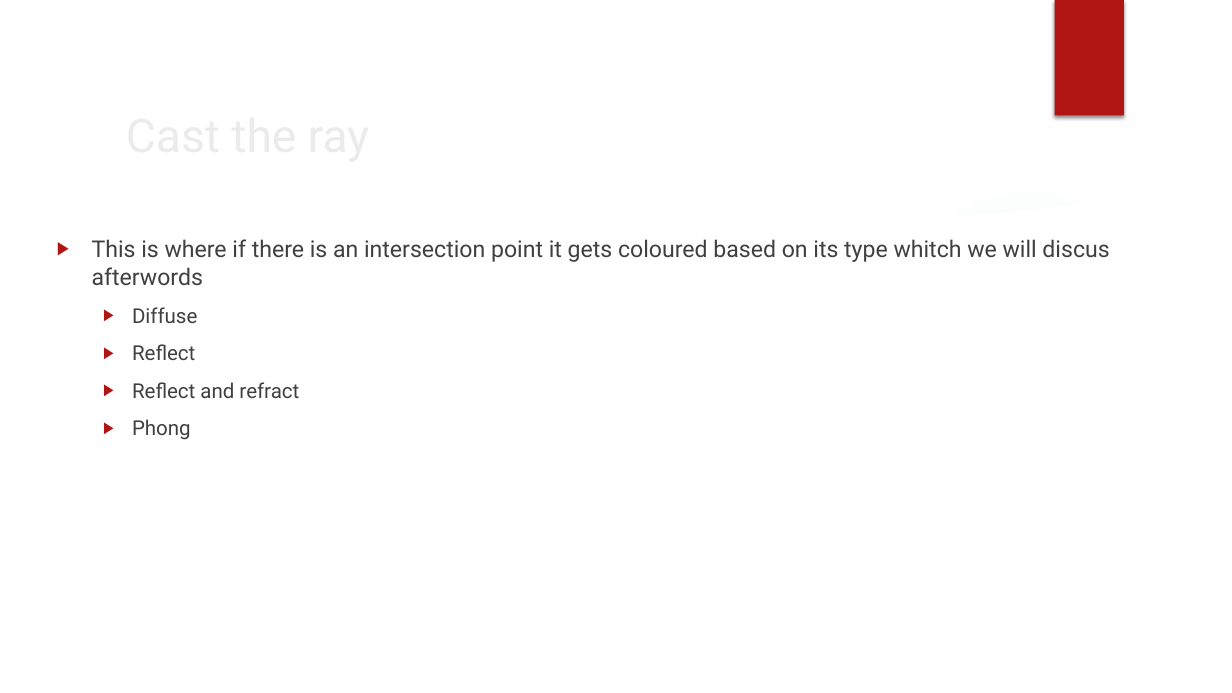
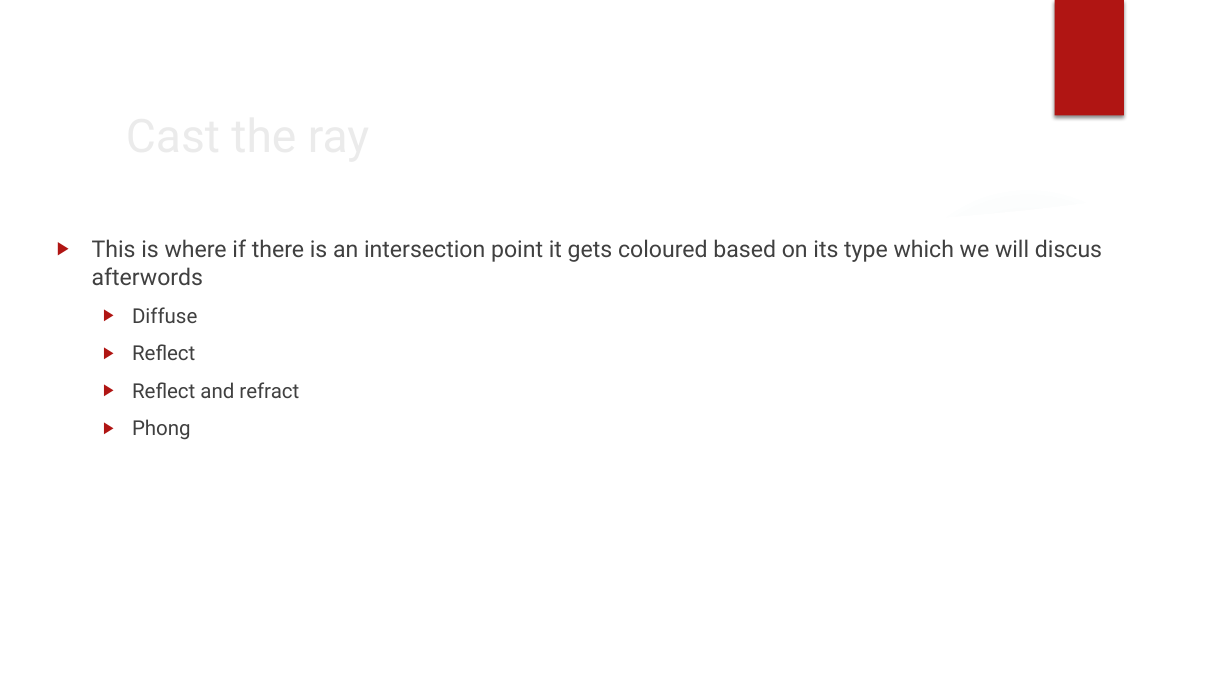
Before and after one commit to koxakis/RayTracing_FPGA, a slide deck: slide 10 of documentation/software/Base_render_system_documentation.pptx (slide 9 before the commit). Drawn at 1232x693 pixels with LibreOffice and Linux fonts; fonts in the diff are those of the drawing; background and template pictures are left out. Boxes give left, top, right and bottom in pixels: in the first picture for what was removed or moved away, otherwise in the second. Text is boxed around its words. In the diff, an @@ line names an element or a change of style, - is before the commit and + after.

```diff
--- a/documentation/software/Base_render_system_documentation.pptx
+++ b/documentation/software/Base_render_system_documentation.pptx
@@ text at [92,239,1102,285]: text changed @@
-▶ This is where if there is an intersection point it gets coloured based on its type whitch we will discus afterwords
+▶ This is where if there is an intersection point it gets coloured based on its type which we will discus afterwords
```
Also in this commit, not shown: 12 other slides changed, 1 slide added, 3 other files.
